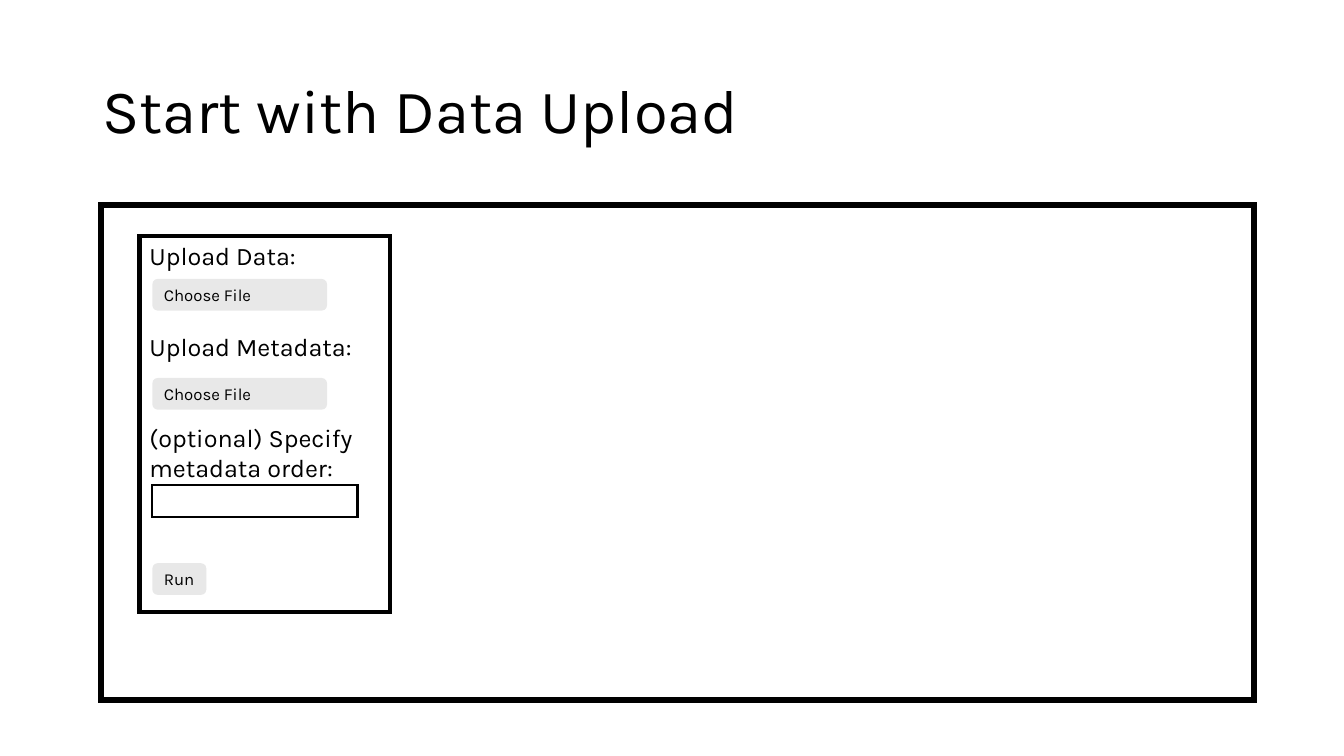
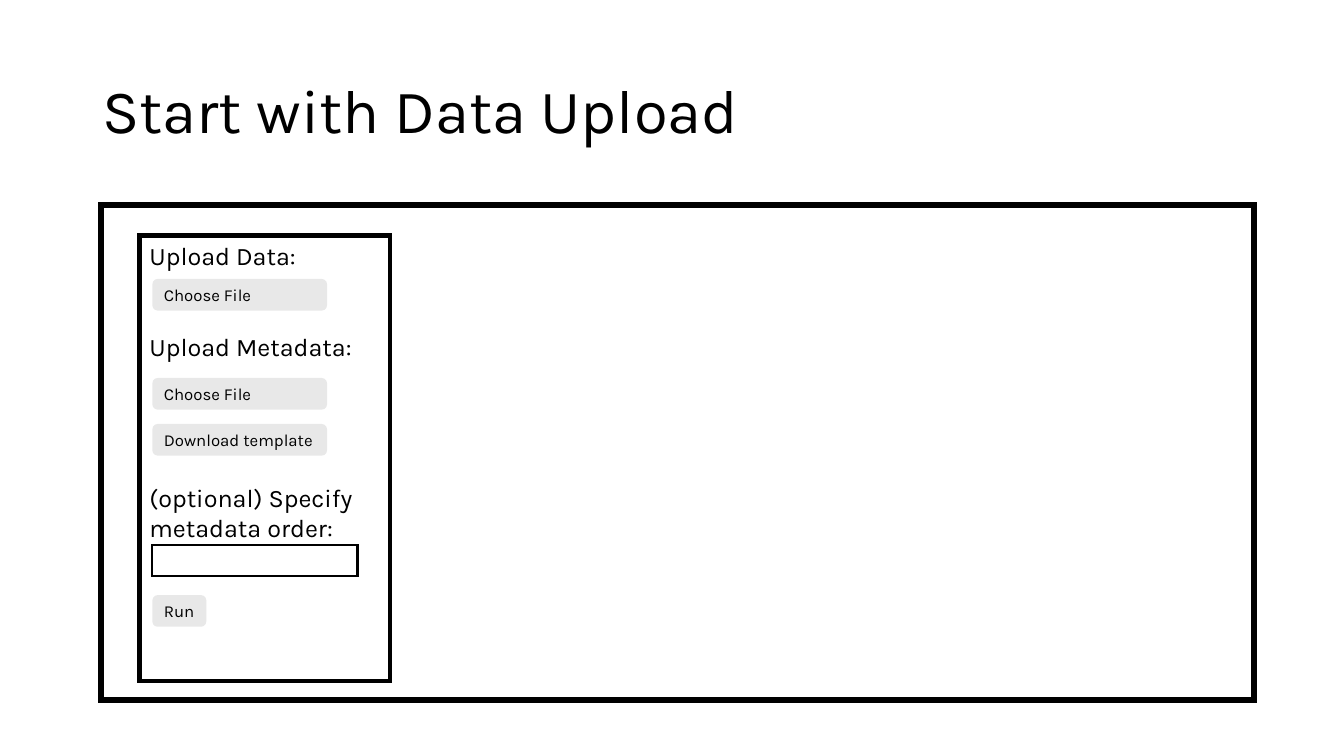
Before and after one commit to layla-zai/zebrabox, a slide deck: slide 1 of zebrafish_app_specs.pptx. Drawn at 1344x756 pixels with LibreOffice and Linux fonts; fonts in the diff are those of the drawing. Boxes give left, top, right and bottom in pixels: in the first picture for what was removed or moved away, otherwise in the second. Text is boxed around its words. In the diff, an @@ line names an element or a change of style, - is before the commit and + after.

Commit message:
added additional requirement to specs

```diff
--- a/zebrafish_app_specs.pptx
+++ b/zebrafish_app_specs.pptx
@@ rectangle "Upload Data:": place and size @@
-rectangle "Upload Data:" at bbox=[139, 236, 390, 612]
+rectangle "Upload Data:" at bbox=[139, 236, 390, 682]
@@ rounded rectangle added at bbox=[152, 424, 327, 456], fill #E8E8E8, 12 pt, text #000000 @@
+Download template
@@ rectangle: place and size @@
-rectangle at bbox=[152, 485, 357, 516]
+rectangle at bbox=[152, 544, 357, 576]
@@ rounded rectangle "Run": place and size @@
-rounded rectangle "Run" at bbox=[152, 564, 206, 595]
+rounded rectangle "Run" at bbox=[152, 595, 206, 626]
```
